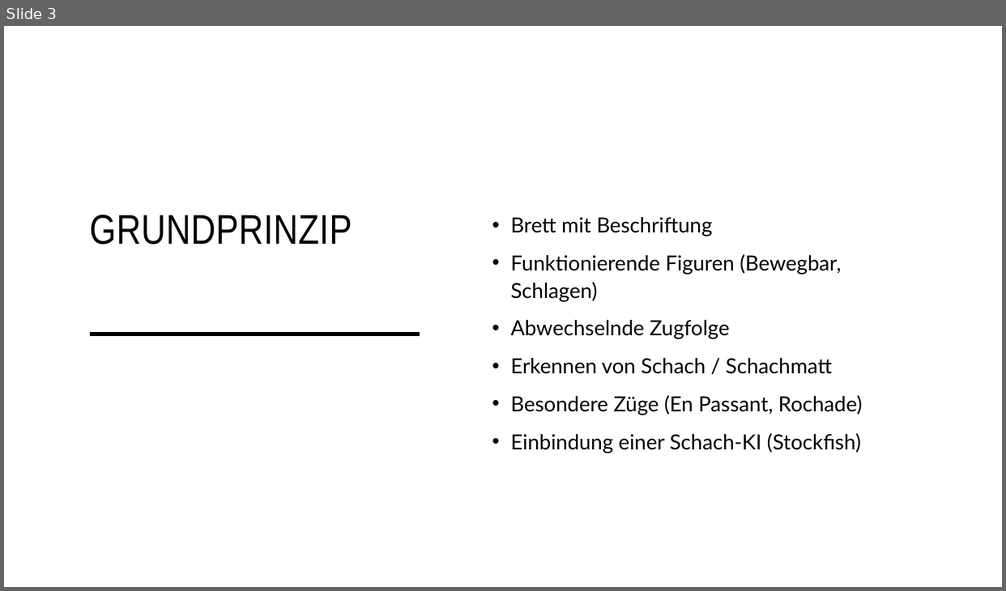
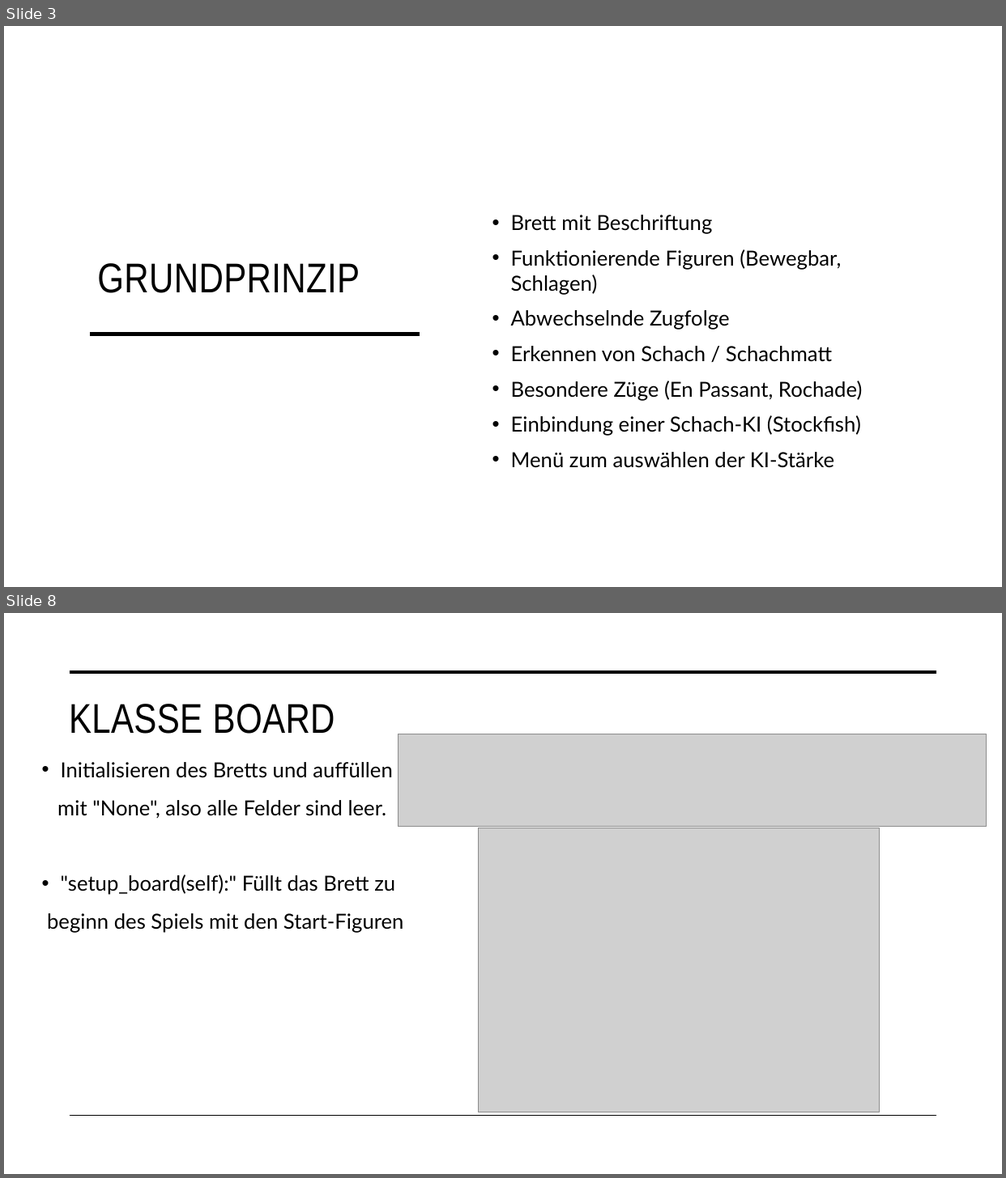
Before and after one commit to YTFirestormHD/PythonChess, a slide deck: Python Chess.pptx. Shown one above the other, each under a label of ours: slide 3 before the commit, slides 3 and 8 after it; the slides between them are not shown. The pictures are 1006x591 and 1006x1178 pixels, drawn with LibreOffice and Linux fonts; fonts in the diff are those of the drawing; grey boxes stand for pictures. Boxes give left, top, right and bottom in pixels: in the first picture for what was removed or moved away, otherwise in the second. Text is boxed around its words. In the diff, an @@ line names an element or a change of style, - is before the commit and + after.

```diff
--- a/Python Chess.pptx
+++ b/Python Chess.pptx
@@ slide 8 added at box(4, 613, 1002, 1174), background #FFFFFF @@
@@ line added from (70, 672) to (937, 672), #000000 3.5 pt @@
@@ title added at box(69, 704, 335, 734), 40 pt, text #000000 @@
+KLASSE BOARD
@@ picture added at box(398, 735, 987, 827) @@
@@ text added at box(47, 762, 404, 933), 20 pt, text #000000 @@
+• Initialisieren des Bretts und auffüllen
+mit "None", also alle Felder sind leer.
+• "setup_board(self):" Füllt das Brett zu
+beginn des Spiels mit den Start-Figuren
@@ picture added at box(478, 828, 879, 1112) @@
@@ line added from (70, 1116) to (937, 1116), #000000 1 pt @@
@@ slide 3 changed as well @@
@@ text at box(511, 215, 862, 436): line spacing 1.1 to 1 @@
@@ title "GRUNDPRINZIP": place and size @@
-title "GRUNDPRINZIP" at box(90, 215, 352, 245)
+title "GRUNDPRINZIP" at box(97, 263, 360, 293)
@@ text at box(511, 452, 834, 468): paragraph added @@
+• Menü zum auswählen der KI-Stärke
```
Also in this commit, not shown: 2 other slides changed, 9 other slides added, 1 slide removed.
